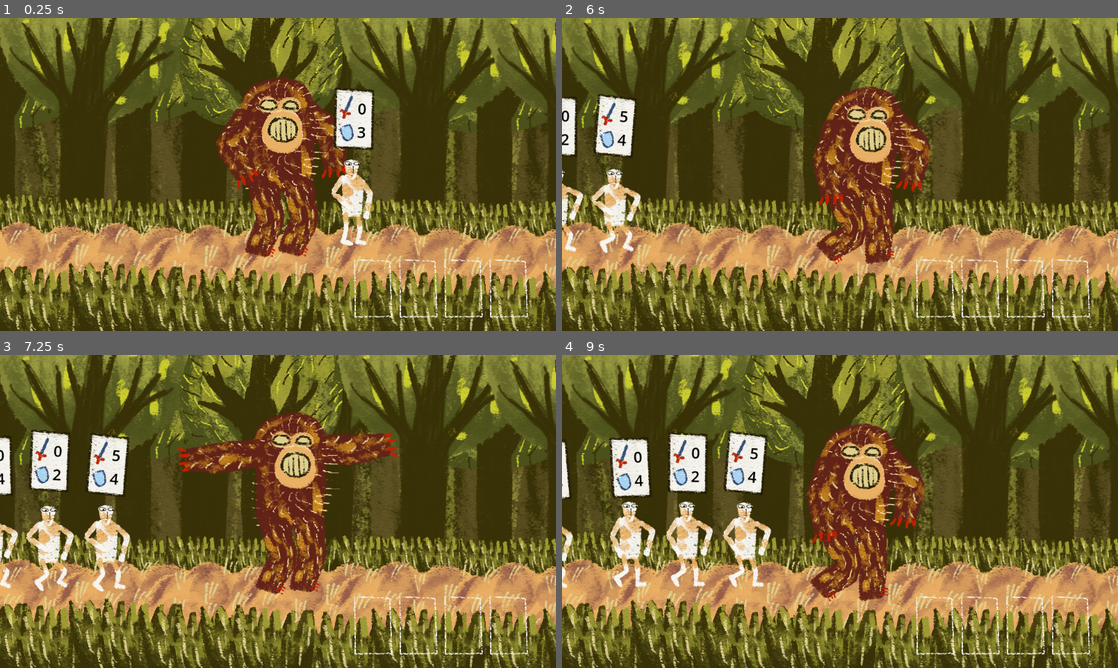
Above: before the commit, frames 1-4 (two rows, left to right).
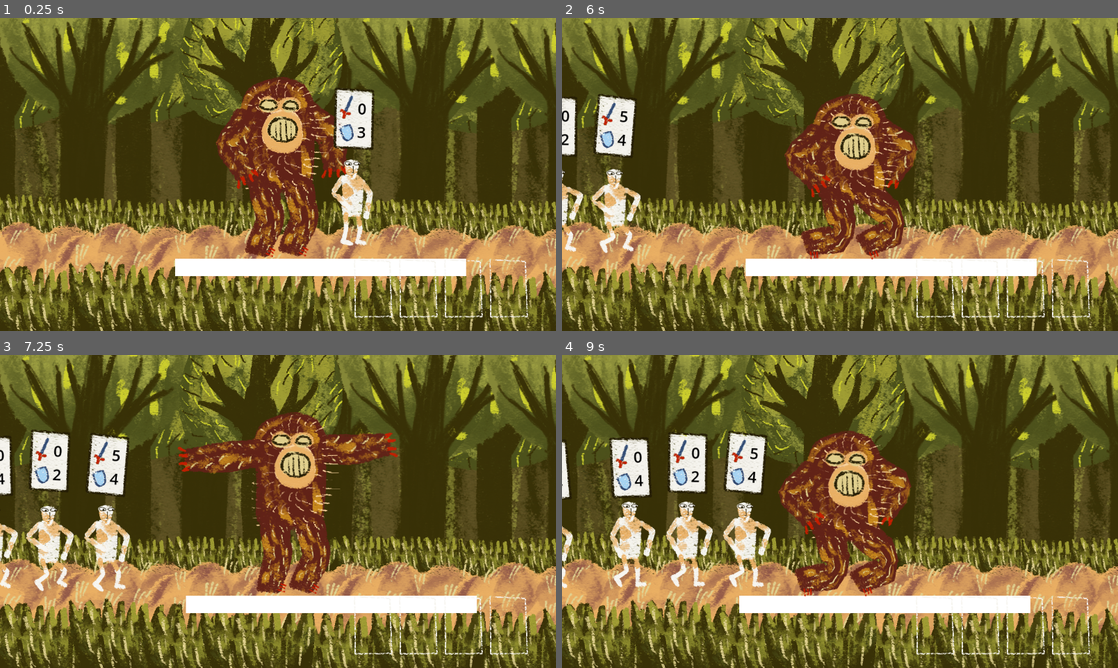
Above: after the commit, the same moments.

Repository: fguillen/The-Forest-Monster-and-the-Cards-Championship
Game: Godot game, scene res://testing/forest.tscn
Two runs of this game, one before a commit and one after it. Both use one fixed random seed, a clock stepped at 60 frames per second and the inputs below.
Inputs (mouse positions are in pixels of both pictures, inside the frame that each line leads up to):
- Up to frame 1 (0.25 s): no input
- Up to frame 2 (6 s): tap Enter (ui_accept) at 0.5, 0.77, 1.52, 3.02, 3.77, 4.52 s; move the mouse to (962, 158) at 0.52 s; hold Right (ui_right) 0.53-1.28 s; click (962, 158) at 0.67 s; move the mouse to (728, 190) at 1.27 s; hold Down (ui_down) 1.28-2.03 s; move the mouse to (895, 105) at 2.02 s; hold Right (ui_right) 2.03-2.78 s; move the mouse to (812, 237) at 2.77 s; hold Up (ui_up) 2.78-3.53 s; click (812, 237) at 2.92 s; move the mouse to (1006, 221) at 3.52 s; hold Left (ui_left) 3.53-5.03 s; move the mouse to (673, 127) at 4.27 s; move the mouse to (867, 174) at 5.02 s; hold Down (ui_down) 5.03-5.78 s; click (867, 174) at 5.17 s; move the mouse to (756, 96) at 5.77 s; hold Right (ui_right) from 5.78 s (still down)
- Up to frame 3 (7.25 s): tap Enter (ui_accept) at 6.02, 6.77 s; move the mouse to (400, 495) at 6.52 s; release Right (ui_right) at 6.53 s; hold Up (ui_up) from 6.53 s (still down)
- Up to frame 4 (9 s): move the mouse to (728, 527) at 7.27 s; release Up (ui_up) at 7.28 s; hold Right (ui_right) 7.28-8.03 s; click (728, 527) at 7.42 s; tap Enter (ui_accept) at 7.52 s; move the mouse to (895, 442) at 8.02 s; hold Down (ui_down) 8.03-8.78 s; move the mouse to (812, 574) at 8.77 s; hold Left (ui_left) from 8.78 s (still down)

The runs differ from the first frame. In frame 1, 2.9% of the frame differs, in the area x 31-84%, y 76-83%; in frame 2, 10%; in frame 3, 4.2%; in frame 4, 10%, in the area x 31-85%, y 21-83%.

Commit message:
Monster walk animation

Diff:
--- a/actors/card_combat.tscn
+++ b/actors/card_combat.tscn
@@ -6,6 +6,45 @@
 
 [sub_resource type="RectangleShape2D" id="RectangleShape2D_de7aq"]
 size = Vector2(91, 140)
+
+[sub_resource type="Animation" id="Animation_11ww5"]
+length = 0.001
+tracks/0/type = "value"
+tracks/0/imported = false
+tracks/0/enabled = true
+tracks/0/path = NodePath("Visuals/CardFront:visible")
+tracks/0/interp = 1
+tracks/0/loop_wrap = true
+tracks/0/keys = {
+"times": PackedFloat32Array(0),
+"transitions": PackedFloat32Array(1),
+"update": 1,
+"values": [true]
+}
+tracks/1/type = "value"
+tracks/1/imported = false
+tracks/1/enabled = true
+tracks/1/path = NodePath("Visuals/Back:visible")
+tracks/1/interp = 1
+tracks/1/loop_wrap = true
+tracks/1/keys = {
+"times": PackedFloat32Array(0),
+"transitions": PackedFloat32Array(1),
+"update": 1,
+"values": [true]
+}
+tracks/2/type = "value"
+tracks/2/imported = false
+tracks/2/enabled = true
+tracks/2/path = NodePath("Visuals:scale")
+tracks/2/interp = 1
+tracks/2/loop_wrap = true
+tracks/2/keys = {
+"times": PackedFloat32Array(0),
+"transitions": PackedFloat32Array(1),
+"update": 0,
+"values": [Vector2(1, 1)]
+}
 
 [sub_resource type="Animation" id="Animation_0oalx"]
 resource_name = "flip_front"
@@ -45,45 +84,6 @@
 "transitions": PackedFloat32Array(1, 1, 1),
 "update": 0,
 "values": [Vector2(1, 1), Vector2(0.1, 1), Vector2(1, 1)]
-}
-
-[sub_resource type="Animation" id="Animation_11ww5"]
-length = 0.001
-tracks/0/type = "value"
-tracks/0/imported = false
-tracks/0/enabled = true
-tracks/0/path = NodePath("Visuals/CardFront:visible")
-tracks/0/interp = 1
-tracks/0/loop_wrap = true
-tracks/0/keys = {
-"times": PackedFloat32Array(0),
-"transitions": PackedFloat32Array(1),
-"update": 1,
-"values": [true]
-}
-tracks/1/type = "value"
-tracks/1/imported = false
-tracks/1/enabled = true
-tracks/1/path = NodePath("Visuals/Back:visible")
-tracks/1/interp = 1
-tracks/1/loop_wrap = true
-tracks/1/keys = {
-"times": PackedFloat32Array(0),
-"transitions": PackedFloat32Array(1),
-"update": 1,
-"values": [true]
-}
-tracks/2/type = "value"
-tracks/2/imported = false
-tracks/2/enabled = true
-tracks/2/path = NodePath("Visuals:scale")
-tracks/2/interp = 1
-tracks/2/loop_wrap = true
-tracks/2/keys = {
-"times": PackedFloat32Array(0),
-"transitions": PackedFloat32Array(1),
-"update": 0,
-"values": [Vector2(1, 1)]
 }
 
 [sub_resource type="AnimationLibrary" id="AnimationLibrary_seb4d"]
--- a/actors/monster_riggid_3.tscn
+++ b/actors/monster_riggid_3.tscn
@@ -325,7 +325,7 @@
 }
 
 [sub_resource type="Animation" id="Animation_pnurs"]
-resource_name = "walk"
+resource_name = "walk_back"
 length = 1.5
 loop_mode = 1
 tracks/0/type = "value"
@@ -401,12 +401,77 @@
 "values": [Vector2(239, 370), Vector2(431, 304)]
 }
 
+[sub_resource type="Animation" id="Animation_kj2n8"]
+resource_name = "walk"
+loop_mode = 1
+tracks/0/type = "value"
+tracks/0/imported = false
+tracks/0/enabled = true
+tracks/0/path = NodePath("Polygons/Skeleton2D/Hip:position")
+tracks/0/interp = 2
+tracks/0/loop_wrap = true
+tracks/0/keys = {
+"times": PackedFloat32Array(0, 0.1, 0.5, 0.6, 1),
+"transitions": PackedFloat32Array(1, 1, 1, 1, 1),
+"update": 0,
+"values": [Vector2(343, 285), Vector2(344, 300), Vector2(343, 285), Vector2(344, 300), Vector2(343, 285)]
+}
+tracks/1/type = "value"
+tracks/1/imported = false
+tracks/1/enabled = true
+tracks/1/path = NodePath("TargetArmLeft:position")
+tracks/1/interp = 2
+tracks/1/loop_wrap = true
+tracks/1/keys = {
+"times": PackedFloat32Array(0, 0.6, 0.7, 0.8, 0.9),
+"transitions": PackedFloat32Array(1, 1, 1, 1, 1),
+"update": 0,
+"values": [Vector2(447, 259), Vector2(447, 259), Vector2(473, 255), Vector2(492, 250), Vector2(447, 259)]
+}
+tracks/2/type = "value"
+tracks/2/imported = false
+tracks/2/enabled = true
+tracks/2/path = NodePath("TargetArmRight:position")
+tracks/2/interp = 2
+tracks/2/loop_wrap = true
+tracks/2/keys = {
+"times": PackedFloat32Array(0, 0.2, 0.3),
+"transitions": PackedFloat32Array(1, 1, 1),
+"update": 0,
+"values": [Vector2(224, 315), Vector2(273, 318), Vector2(320, 300)]
+}
+tracks/3/type = "value"
+tracks/3/imported = false
+tracks/3/enabled = true
+tracks/3/path = NodePath("TargetLegRight:position")
+tracks/3/interp = 2
+tracks/3/loop_wrap = true
+tracks/3/keys = {
+"times": PackedFloat32Array(0, 0.7, 0.8, 0.9),
+"transitions": PackedFloat32Array(1, 1, 1, 1),
+"update": 0,
+"values": [Vector2(294, 432), Vector2(295, 405), Vector2(340, 417), Vector2(331, 446)]
+}
+tracks/4/type = "value"
+tracks/4/imported = false
+tracks/4/enabled = true
+tracks/4/path = NodePath("TargetLegLeft:position")
+tracks/4/interp = 2
+tracks/4/loop_wrap = true
+tracks/4/keys = {
+"times": PackedFloat32Array(0, 0.2, 0.3, 0.4),
+"transitions": PackedFloat32Array(1, 1, 1, 1),
+"update": 0,
+"values": [Vector2(369, 430), Vector2(383, 401), Vector2(421, 412), Vector2(436, 433)]
+}
+
 [sub_resource type="AnimationLibrary" id="AnimationLibrary_axk63"]
 _data = {
 "RESET": SubResource("Animation_a5btl"),
 "idle": SubResource("Animation_mur5k"),
 "scare": SubResource("Animation_yhfqt"),
-"walk": SubResource("Animation_pnurs")
+"walk": SubResource("Animation_kj2n8"),
+"walk_back": SubResource("Animation_pnurs")
 }
 
 [sub_resource type="RectangleShape2D" id="RectangleShape2D_1rinp"]
@@ -424,6 +489,13 @@
 [node name="MonsterRiggid3" type="CharacterBody2D"]
 collision_mask = 0
 script = ExtResource("1_7hx8i")
+
+[node name="ColorRect" type="ColorRect" parent="."]
+offset_left = 99.0
+offset_top = 454.0
+offset_right = 769.0
+offset_bottom = 494.0
+metadata/_edit_lock_ = true
 
 [node name="Polygons" type="Node2D" parent="."]
 metadata/_edit_group_ = true
@@ -508,6 +580,7 @@
 rotation = 0.113623
 scale = Vector2(0.999986, 0.999986)
 rest = Transform2D(0.993538, 0.113377, -0.113377, 0.993538, -74, -86)
+metadata/_local_pose_override_enabled_ = true
 
 [node name="ForeArmRight" type="Bone2D" parent="Polygons/Skeleton2D/Hip/Chest/ArmRight"]
 position = Vector2(-83.0036, 3.00098)
@@ -516,6 +589,7 @@
 auto_calculate_length_and_angle = false
 length = 60.0
 bone_angle = -180.0
+metadata/_local_pose_override_enabled_ = true
 
 [node name="TipArmRight" type="Node2D" parent="Polygons/Skeleton2D/Hip/Chest/ArmRight/ForeArmRight"]
 position = Vector2(-113, 7)
@@ -525,6 +599,7 @@
 rotation = -0.023789
 scale = Vector2(0.99997, 0.99997)
 rest = Transform2D(0.999687, -0.023786, 0.023786, 0.999687, 60, -91)
+metadata/_local_pose_override_enabled_ = true
 
 [node name="ForeArmLeft" type="Bone2D" parent="Polygons/Skeleton2D/Hip/Chest/ArmLeft"]
 position = Vector2(80.0023, -4.00093)
@@ -534,6 +609,7 @@
 auto_calculate_length_and_angle = false
 length = 60.0
 bone_angle = 0.0
+metadata/_local_pose_override_enabled_ = true
 
 [node name="TipArmLeft" type="Node2D" parent="Polygons/Skeleton2D/Hip/Chest/ArmLeft/ForeArmLeft"]
 position = Vector2(68, 0)
@@ -542,6 +618,7 @@
 position = Vector2(-37, 17)
 rotation = 0.205798
 rest = Transform2D(0.978898, 0.204348, -0.204348, 0.978898, -37, 17)
+metadata/_local_pose_override_enabled_ = true
 
 [node name="CalfRight" type="Bone2D" parent="Polygons/Skeleton2D/Hip/LegRight"]
 position = Vector2(13, 72.0002)
@@ -550,6 +627,7 @@
 auto_calculate_length_and_angle = false
 length = 60.0
 bone_angle = 100.0
+metadata/_local_pose_override_enabled_ = true
 
 [node name="TipLegRight" type="Node2D" parent="Polygons/Skeleton2D/Hip/LegRight/CalfRight"]
 position = Vector2(-3, 59)
@@ -561,6 +639,7 @@
 rotation = 0.25632
 scale = Vector2(0.999999, 0.999999)
 rest = Transform2D(0.967329, 0.253522, -0.253522, 0.967329, 44, 13)
+metadata/_local_pose_override_enabled_ = true
 
 [node name="CalfLeft" type="Bone2D" parent="Polygons/Skeleton2D/Hip/LegLeft"]
 position = Vector2(13.0001, 72.0002)
@@ -569,6 +648,7 @@
 auto_calculate_length_and_angle = false
 length = 60.0
 bone_angle = 100.0
+metadata/_local_pose_override_enabled_ = true
 
 [node name="TipLegLeft" type="Node2D" parent="Polygons/Skeleton2D/Hip/LegLeft/CalfLeft"]
 position = Vector2(-6, 63)
Not shown: 1 places in actors/monster_riggid_3.tscn that only renumber resources
